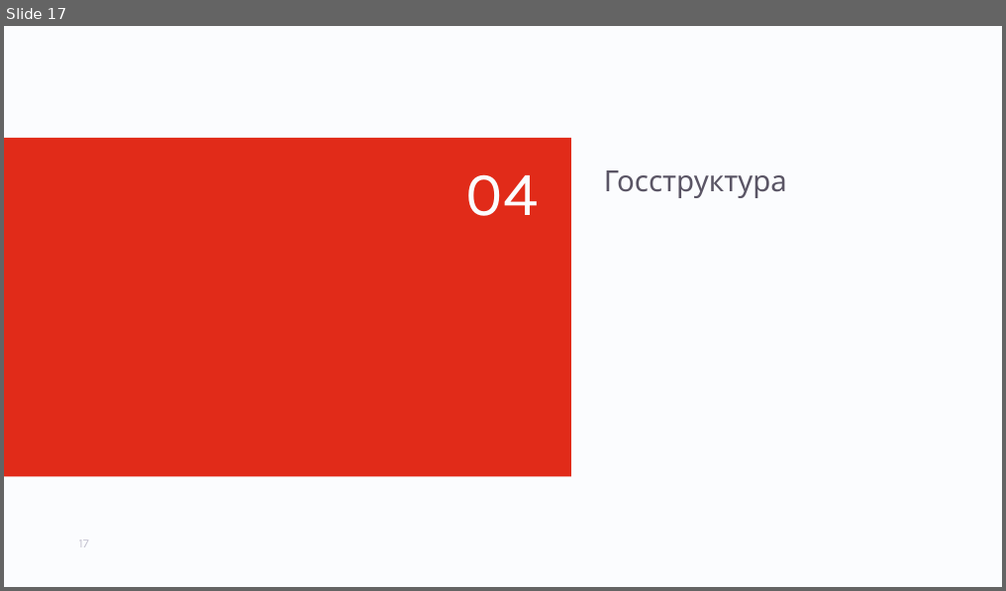
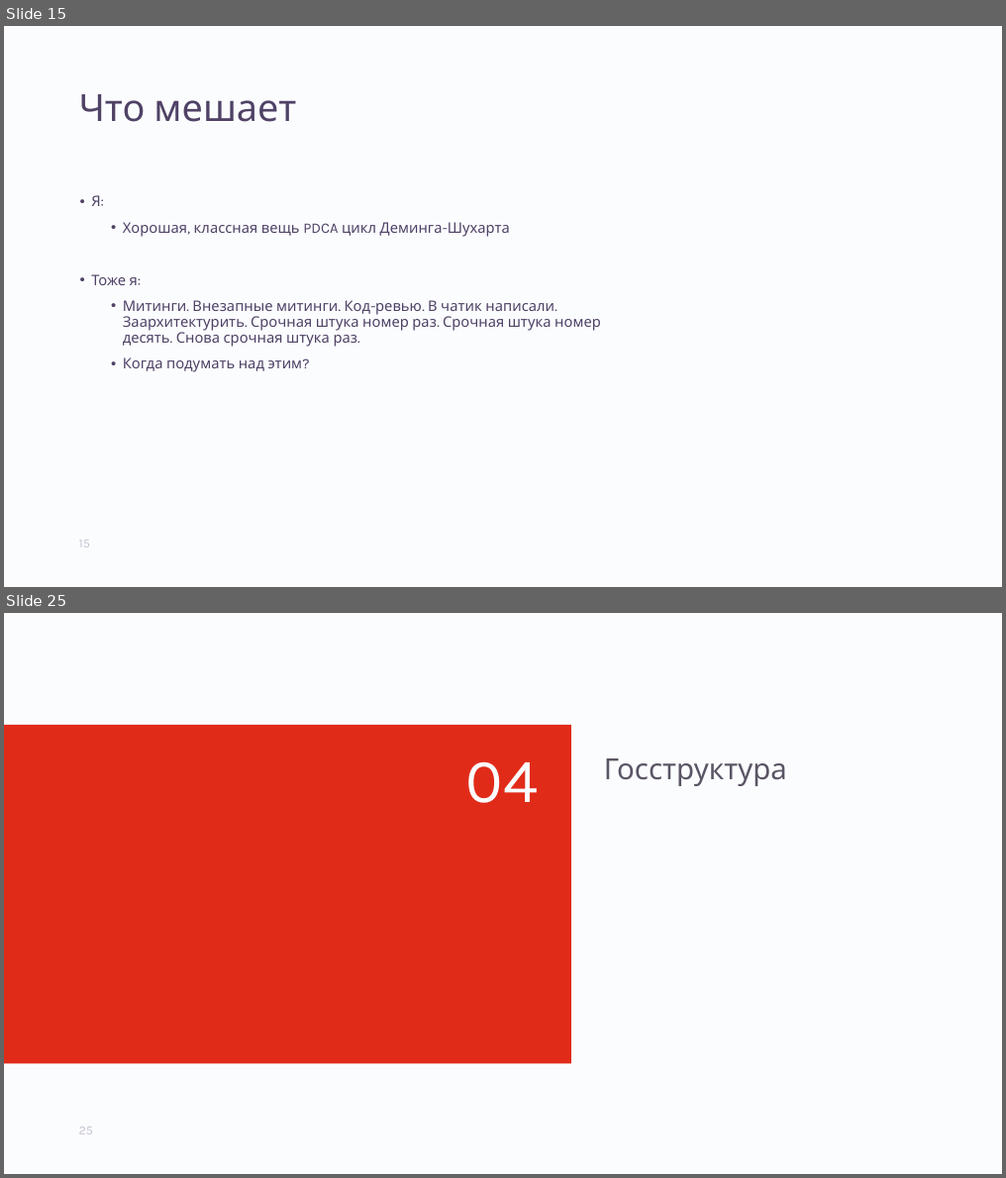
Before and after one commit to aptakhin/talks, a slide deck: 2021-Ptakhin-Hiring.pptx. Shown one above the other, each under a label of ours: slide 17 before the commit, slides 15 and 25 after it; the slides between them are not shown. The pictures are 1006x591 and 1006x1178 pixels, drawn with LibreOffice and Linux fonts; fonts in the diff are those of the drawing; background and template pictures are left out. Boxes give left, top, right and bottom in pixels: in the first picture for what was removed or moved away, otherwise in the second. Text is boxed around its words. In the diff, an @@ line names an element or a change of style, - is before the commit and + after.

```diff
--- a/2021-Ptakhin-Hiring.pptx
+++ b/2021-Ptakhin-Hiring.pptx
@@ slide 15 added at box(4, 26, 1002, 587), background #FBFCFE @@
@@ title added at box(79, 94, 296, 122), 36 pt, text #4F4266 @@
+Что мешает
@@ text added at box(91, 195, 601, 372), 14 pt, text #4F4266 @@
+• Я:
+  • Хорошая, классная вещь PDCA цикл Деминга-Шухарта
+• Тоже я:
+  • Митинги. Внезапные митинги. Код-ревью. В чатик написали. Заархитектурить. Срочная штука номер раз. Срочная штука номер десять. Снова срочная штука раз.
+  • Когда подумать над этим?
@@ page number added at box(79, 540, 90, 548), 12 pt, text #C6C4D2 @@
+15
@@ what was slide 17 is now slide 25 @@
@@ page number at box(79, 1127, 93, 1135): text changed @@
-17
+25
```
Also in this commit, not shown: 6 slides changed, 18 other slides added, 13 slides removed, 2 other files.
